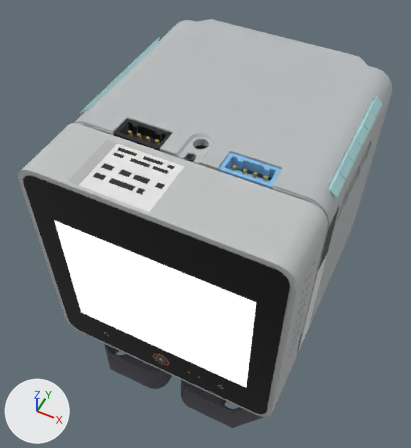
One commit to the glTF model scripts/virtual-unit/model/stackchan.glb: the scene before it, then after it.
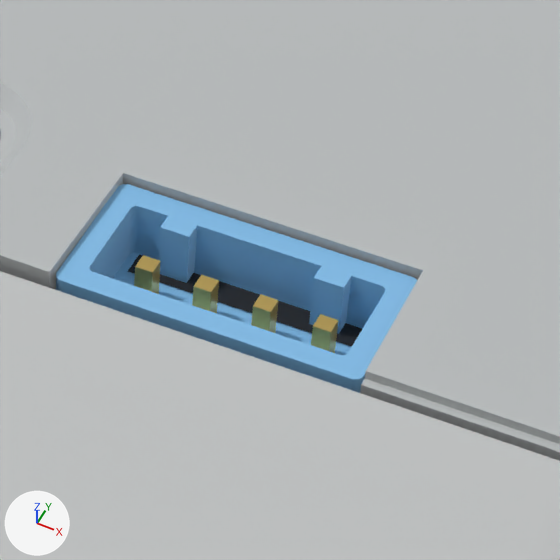
The first picture shows the older version from a 50 mm camera at (0.0372, -0.0853, 0.1389) aimed at (-0.0038, -0.0032, 0.0363). The close-ups show the older and then the newer version on the part from 51% to 75% of the width and 27% to 49% of the height of that picture. Only the edits that show in the close-ups are written down. Every picture has the same lights, and +X, +Y and +Z are marked at lower left. Where no turn or scale is listed for an object, it has been applied to the vertices. Vertices at exactly the same position are counted once.

The first close-up shows 'head', 'top_gap_left'.
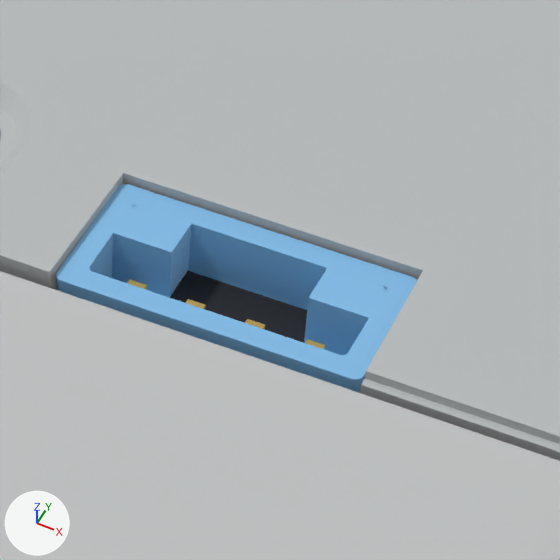
Changed parts and their boxes [x1, y1, x2, y2] in the close-ups (560 x 560 px; the box of a moved part takes in the faces that stretch with it):
part 1 of me_head, added (blue)
    after: [304, 268, 387, 355]
part 2 of me_head, moved or reshaped (mostly hidden afterwards)
    before: [134, 255, 161, 294]
    after: [305, 339, 325, 350]
part 3 of me_head, deleted (blue)
    before: [159, 216, 197, 283]
part 4 of me_head, moved or reshaped
    before: [192, 266, 351, 353]
    after: [112, 205, 265, 329]
part 5 of me_top_gap_left, moved or reshaped
    before: [128, 254, 362, 346]
    after: [170, 271, 307, 343]

The change in detail:
me_head is used by ob_head; parent ob_pitch_joint; location (0.0, 0.0, 0.0).
me_head had 12494 vertices, 23813 faces and spanned x -0.027..0.027, y -0.0333..0.0282, z -0.027..0.027.
me_head now has 12502 vertices, 23817 faces and spans x -0.027..0.027, y -0.0333..0.0282, z -0.027..0.027.
me_head part 1: a new loose piece, a box spanning x 0.0133..0.0153, y -0.0149..-0.0135, z 0.0247..0.0267, in mat_port_teal (blue #81bce7).
me_head part 2: the loose piece of 8 vertices spanning x 0.0077..0.0083, y -0.0154..-0.0148, z 0.0247..0.0261 is moved by (0.006, -0.001, -0.0001).
me_head part 3: the loose piece of 8 vertices spanning x 0.0079..0.0089, y -0.0141..-0.0135, z 0.0247..0.0267 is deleted.
me_head part 4: 32 vertices moved from x 0.0097..0.0143, y -0.0154..-0.0135, z 0.0247..0.0267 to x 0.0067..0.0123, y -0.0165..-0.0135, z 0.0247..0.0267; 4 vertices added at x 0.0059..0.0161, y -0.0126..-0.0113, z 0.026.
Other edits to the shape of me_head do not show in these pictures.
me_top_gap_left is used by ob_top_gap_left; location (0.011, -0.01395, 0.06825).
me_top_gap_left had 4 vertices, 2 faces and spanned x -0.004..0.004, y -0.00045..0.00045, z 0.0.
me_top_gap_left now has 4 vertices, 2 faces and spans x -0.0023..0.0023, y -0.0007..0.00075, z 0.0.
Part 5, on me_top_gap_left:
Vertex 0 of me_top_gap_left moves from (-0.004, 0.00045, 0.0) at pixel (139, 254) to (-0.0023, 0.00075, 0.0) at pixel (187, 270).
Vertex 1 of me_top_gap_left moves from (-0.004, -0.00045, 0.0) at pixel (127, 271) to (-0.0023, -0.0007, 0.0) at pixel (169, 298).
Vertex 2 of me_top_gap_left moves from (0.004, -0.00045, 0.0) to (0.0023, -0.0007, 0.0) at pixel (303, 343).
Vertex 3 of me_top_gap_left moves from (0.004, 0.00045, 0.0) to (0.0023, 0.00075, 0.0).
